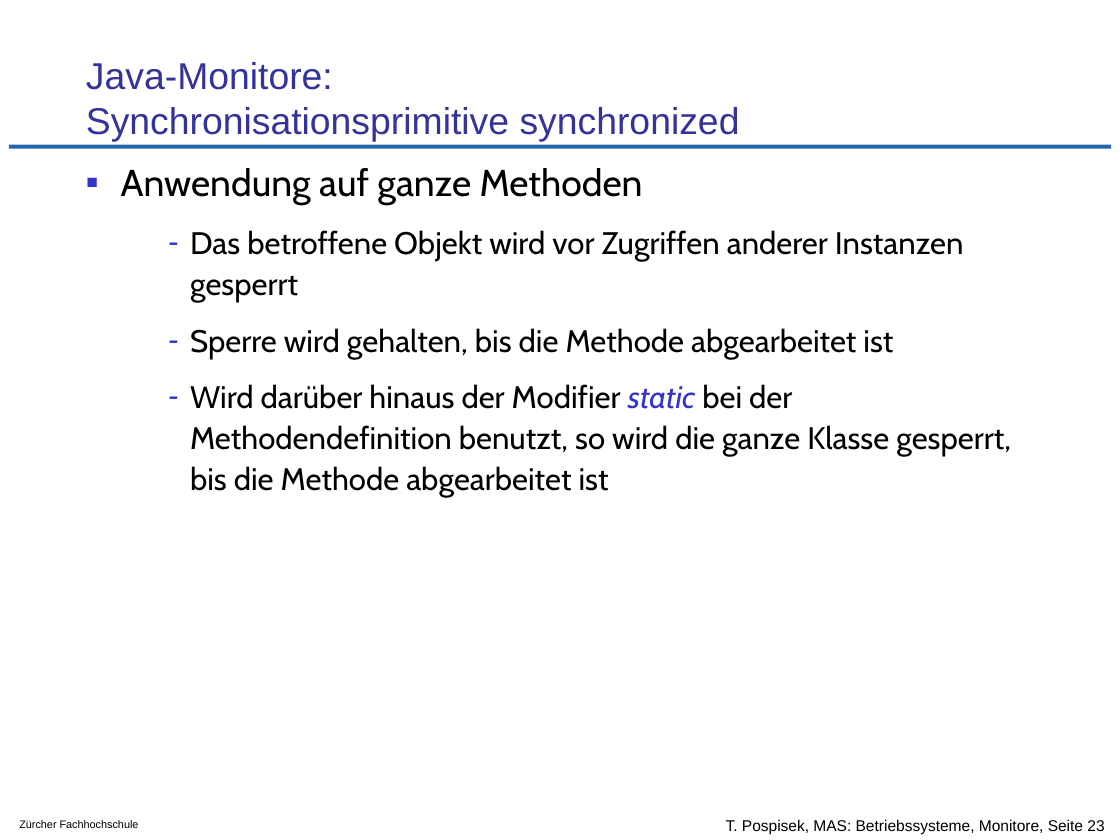
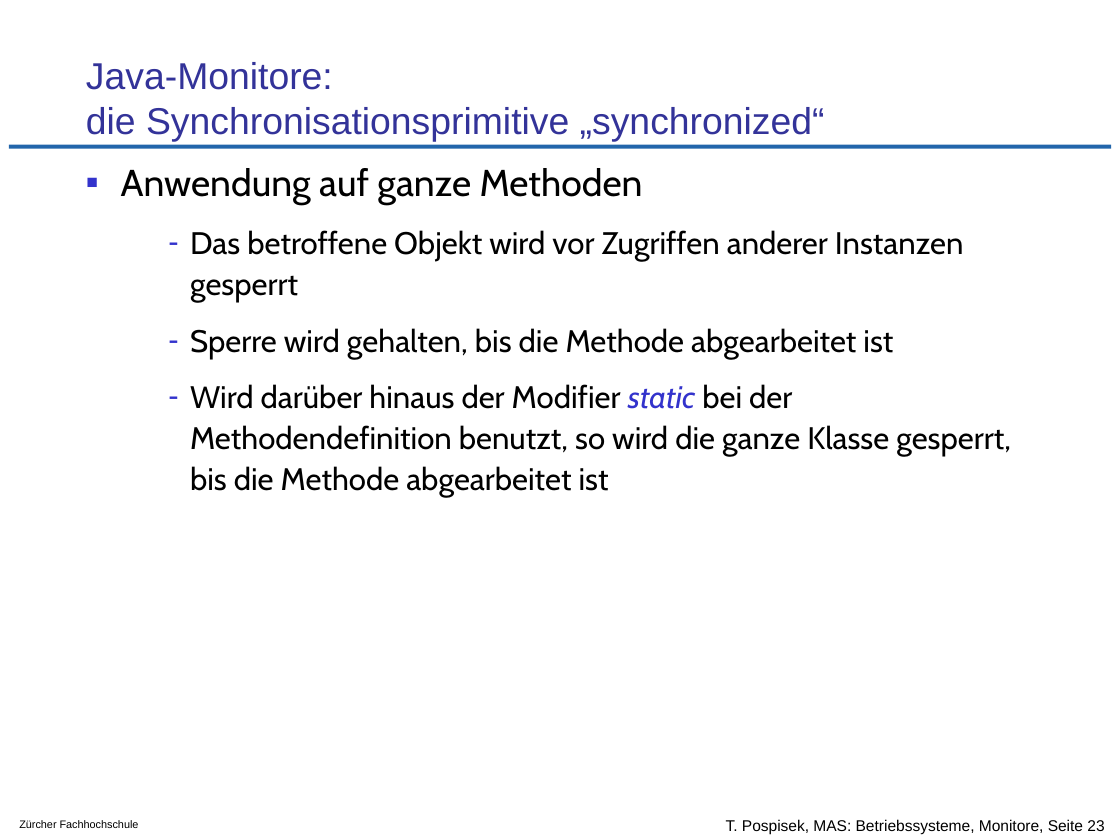
Before and after one commit to tpo/betriebssysteme, a slide deck: slide 23 of 08_Koordination_und_Synchronisation_Monitore.odp. Drawn at 1120x840 pixels with LibreOffice and Linux fonts; fonts in the diff are those of the drawing; background and template pictures are left out. Boxes give left, top, right and bottom in pixels: in the first picture for what was removed or moved away, otherwise in the second. Text is boxed around its words. In the diff, an @@ line names an element or a change of style, - is before the commit and + after.

```diff
--- a/08_Koordination_und_Synchronisation_Monitore.odp
+++ b/08_Koordination_und_Synchronisation_Monitore.odp
@@ title at [86,62,825,142]: text changed @@
-Java-Monitore:
-Synchronisationsprimitive synchronized
+Java-Monitore:
+die Synchronisationsprimitive „synchronized“
```
Also in this commit, not shown: 5 other slides changed, 5 other files.
